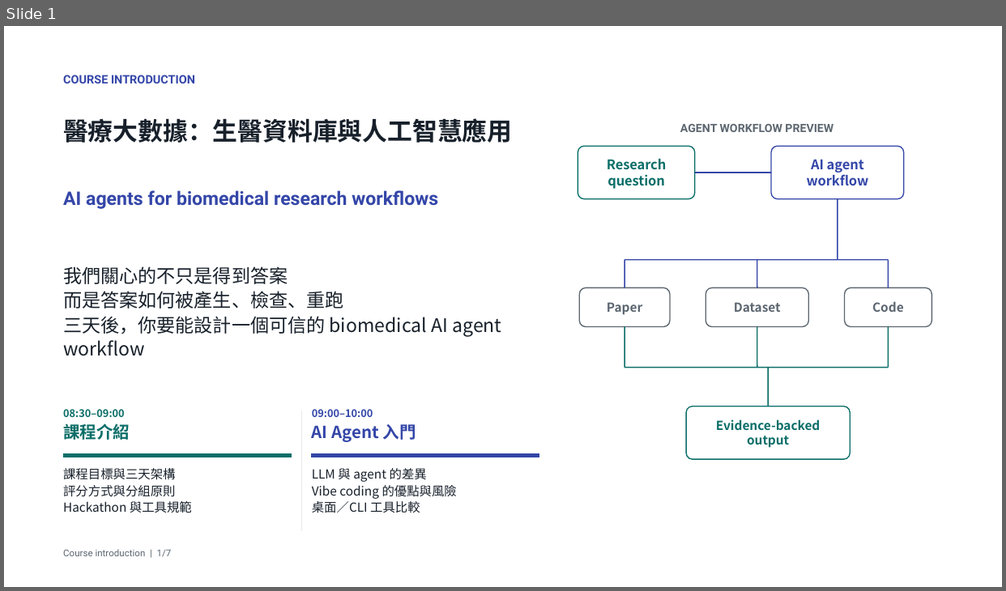
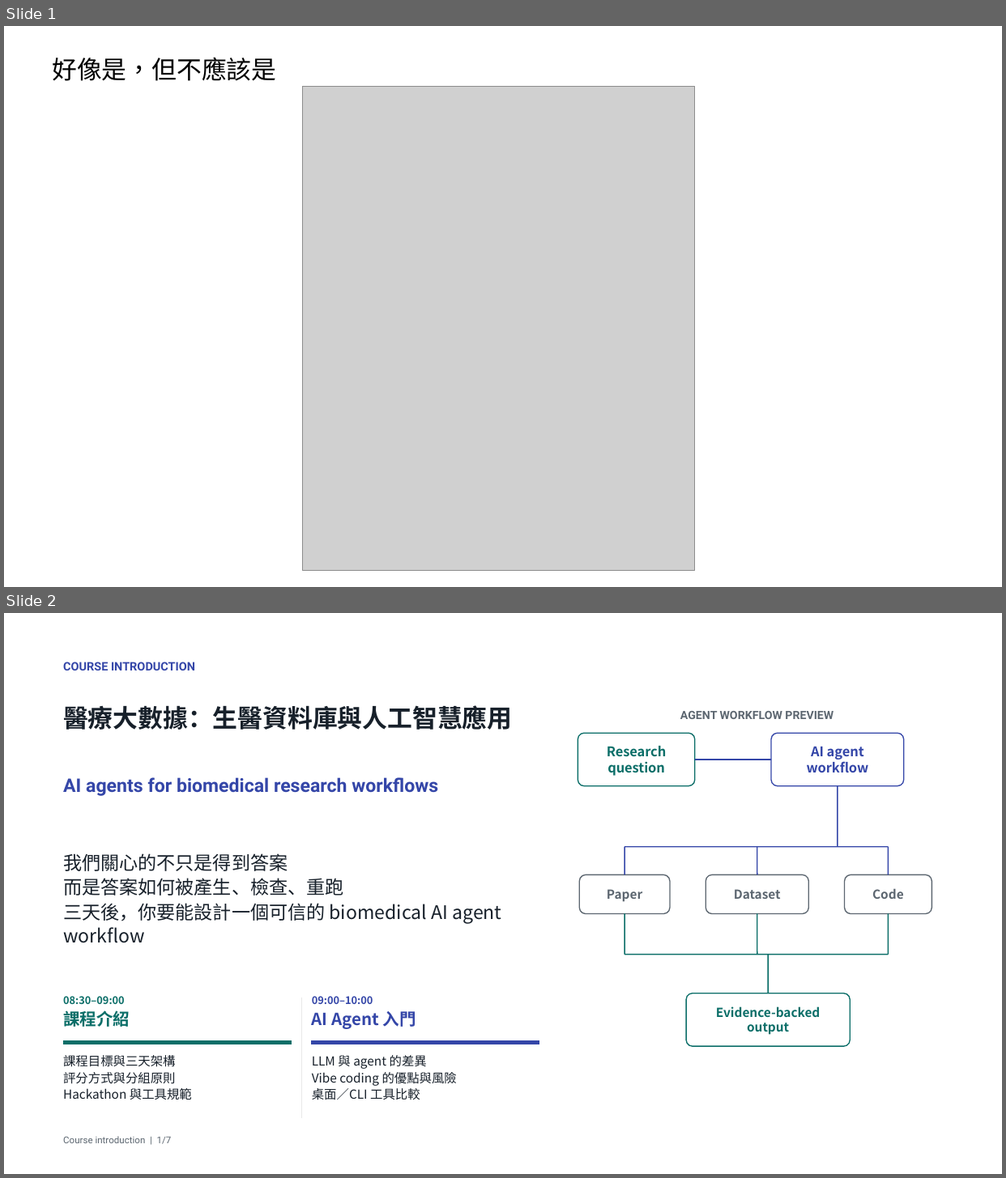
Before and after one commit to godkin1211/LLM_applications_on_BioMedicalData, a slide deck: slides/lesson-02-ai-agents-vibe-coding-desktop-utilities-animated.pptx. Shown one above the other, each under a label of ours: slide 1 before the commit, slides 1 and 2 after it. The pictures are 1006x591 and 1006x1178 pixels, drawn with LibreOffice and Linux fonts; fonts in the diff are those of the drawing; grey boxes stand for pictures. Boxes give left, top, right and bottom in pixels: in the first picture for what was removed or moved away, otherwise in the second. Text is boxed around its words. In the diff, an @@ line names an element or a change of style, - is before the commit and + after.

```diff
--- a/slides/lesson-02-ai-agents-vibe-coding-desktop-utilities-animated.pptx
+++ b/slides/lesson-02-ai-agents-vibe-coding-desktop-utilities-animated.pptx
@@ slide 1 added at box(4, 26, 1002, 587), background #FFFFFF @@
@@ text added at box(52, 57, 276, 81), 24 pt, text #000000 @@
+好像是，但不應該是
@@ picture added at box(303, 86, 695, 570) @@
@@ what was slide 1 is now slide 2 @@
```
Also in this commit, not shown: 3 slides changed, 3 other slides added, 4 other files.
